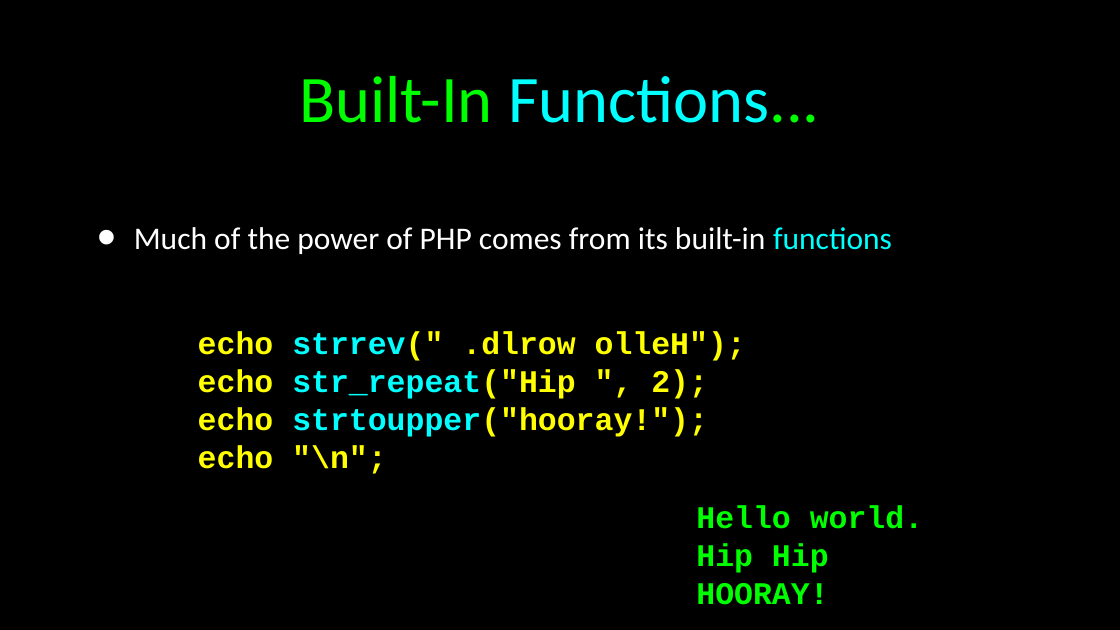
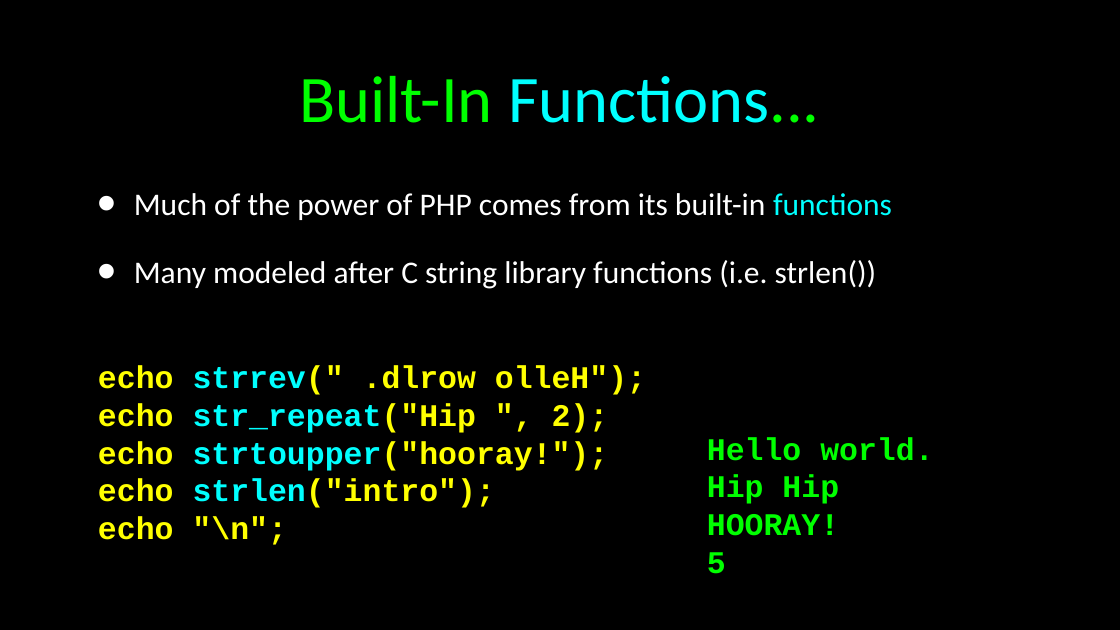
Before and after one commit to csev/wa4e, a slide deck: slide 4 of lectures/PHP-05-Functions.ppt. Drawn at 1120x630 pixels with LibreOffice and Linux fonts; fonts in the diff are those of the drawing. Boxes give left, top, right and bottom in pixels: in the first picture for what was removed or moved away, otherwise in the second. Text is boxed around its words. In the diff, an @@ line names an element or a change of style, - is before the commit and + after.

```diff
--- a/lectures/PHP-05-Functions.ppt
+++ b/lectures/PHP-05-Functions.ppt
@@ text at bbox=[134, 260, 876, 289]: paragraph added @@
+• Many modeled after C string library functions (i.e. strlen())
@@ text "echo strrev(" .dlrow olleH"); echo ...": place and size @@
-text "echo strrev(" .dlrow olleH"); echo ..." at bbox=[198, 332, 746, 474]
+text "echo strrev(" .dlrow olleH"); echo ..." at bbox=[98, 365, 646, 545]
@@ text "Hello world.": place and size @@
-text "Hello world." at bbox=[696, 506, 923, 605]
+text "Hello world." at bbox=[707, 437, 933, 574]
@@ text at bbox=[98, 479, 495, 508]: paragraph added @@
+echo strlen("intro");
@@ text at bbox=[707, 552, 726, 574]: paragraph added @@
+5
```
Also in this commit, not shown: 4 other files.
